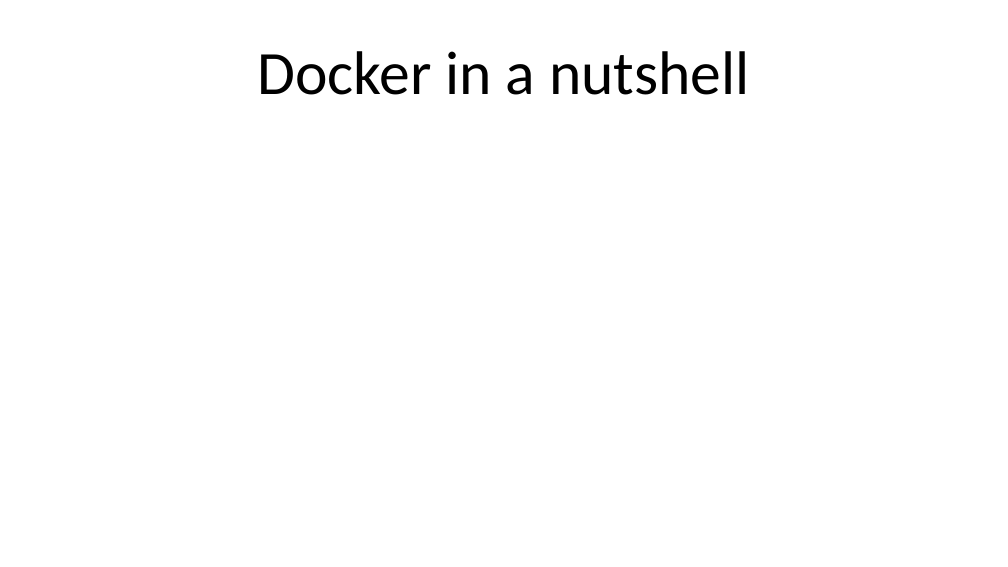
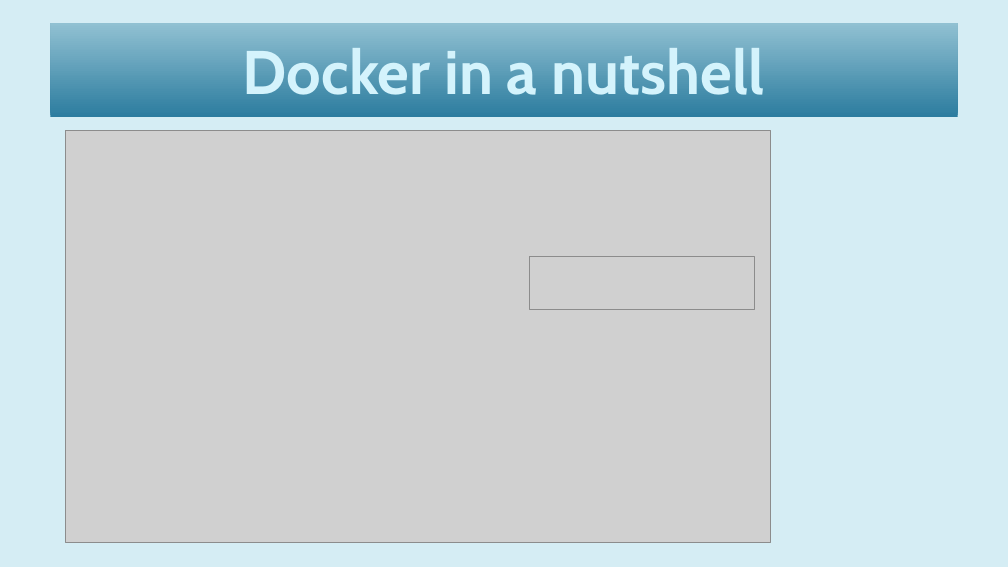
Before and after one commit to woq-blended/woq.github.io, a slide deck: slide 12 of media/IntegrationTesting.pptx (slide 13 before the commit). Drawn at 1008x567 pixels with LibreOffice and Linux fonts; fonts in the diff are those of the drawing; grey boxes stand for pictures. Boxes give left, top, right and bottom in pixels: in the first picture for what was removed or moved away, otherwise in the second. Text is boxed around its words. In the diff, an @@ line names an element or a change of style, - is before the commit and + after.

```diff
--- a/media/IntegrationTesting.pptx
+++ b/media/IntegrationTesting.pptx
@@ background #FFFFFF to #D5EDF4 @@
@@ title "Docker in a nutshell": place and size @@
-title "Docker in a nutshell" at [257, 51, 749, 95]
+title "Docker in a nutshell" at [50, 23, 958, 118]
@@ title "Docker in a nutshell" at [50, 23, 958, 118]: font Calibri to Cabin, text colour #000000 to #D5F4FD, letter outline none to #002144 1 pt, bold on; fill none to gradient #2C7C9F to #91C1D2 @@
@@ picture added at [66, 130, 770, 542] @@
@@ picture added at [529, 256, 755, 309] @@
```
Also in this commit, not shown: 24 other slides changed, 5 slides added, 3 slides removed, 3 other files.
